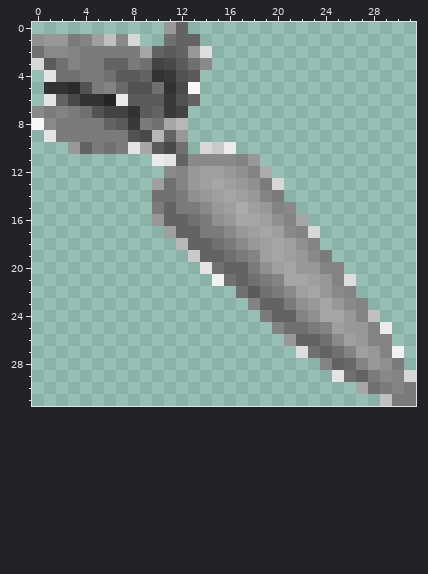
File history of a pixel-art sprite, parsed/images/carrot.png. Above: the version before the commit.
The file is 32x32 pixels. Colours within 5 levels of each other are drawn and written as one.
After:
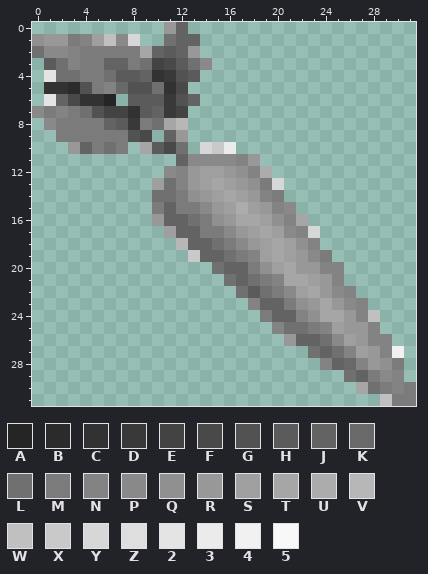
Palette (. is transparent): A #252525  B #2b2b2b  C #323232  D #393939  E #434343  F #494949  G #525252  H #5b5b5b  J #636363  K #696969  L #707070  M #7b7b7b  N #838383  P #898989  Q #909090  R #989898  S #9f9f9f  T #a6a6a6  U #acacac  V #b7b7b7  W #c0c0c0  X #c9c9c9  Y #d7d7d7  Z #dedede  2 #e4e4e4  3 #ebebeb  4 #f1f1f1  5 #f8f8f8
Edits made:
y 2: x 14 Z -> .
y 3: x 0 Y -> .
y 5: x 13 5 -> .
y 6: x 7 3 -> .
y 8: x 0 5 -> .
y 9: x 1 2 -> .; x 10 V -> .
y 10: x 8 2 -> .
y 11: x 10..11 32 -> ..
y 20: x 14 2 -> .
y 21: x 15 4 -> .; x 26 Z -> .
y 25: x 29 3 -> .
y 27: x 22 Z -> .
y 29: x 25 2 -> .; x 31 Y -> .
